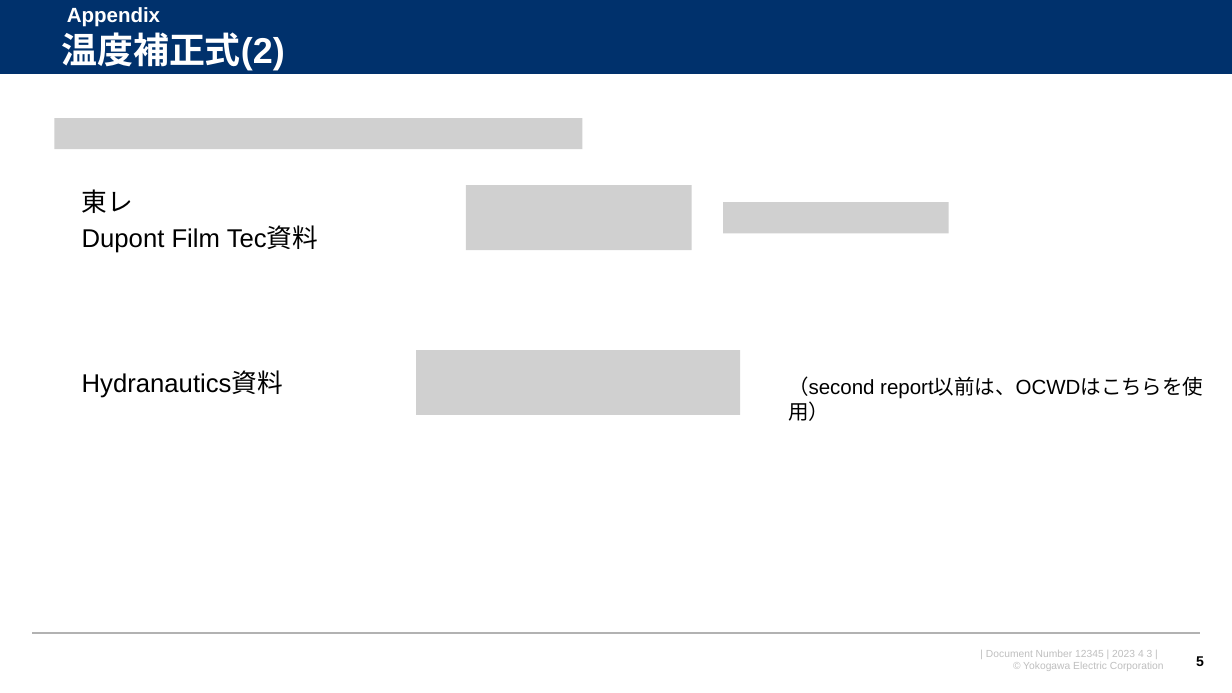
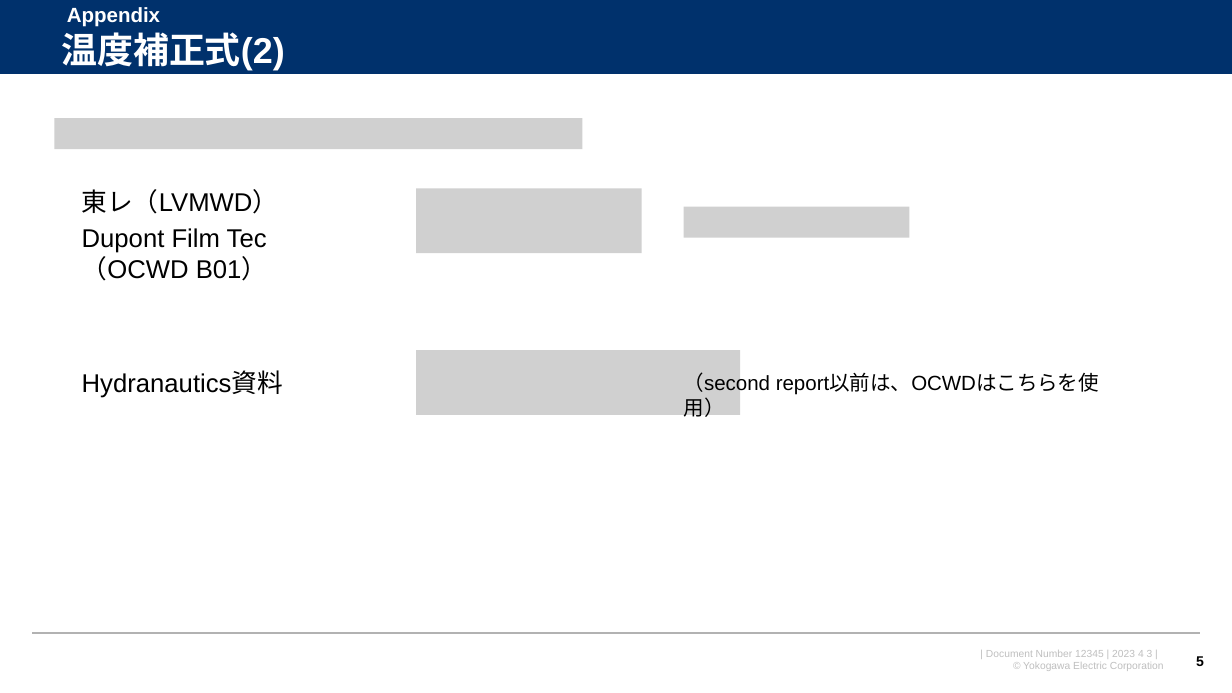
Before and after one commit to watarukumagai-git/opt, a slide deck: slide 5 of Reuse_Water/230403_米国再生水NAWI 解析進め方_rev.0.pptx. Drawn at 1232x693 pixels with LibreOffice and Linux fonts; fonts in the diff are those of the drawing; grey boxes stand for pictures; background and template pictures are left out. Boxes give left, top, right and bottom in pixels: in the first picture for what was removed or moved away, otherwise in the second. Text is boxed around its words. In the diff, an @@ line names an element or a change of style, - is before the commit and + after.

```diff
--- a/Reuse_Water/230403_米国再生水NAWI 解析進め方_rev.0.pptx
+++ b/Reuse_Water/230403_米国再生水NAWI 解析進め方_rev.0.pptx
@@ text at [82,189,279,214]: text changed @@
-東レ
+東レ（LVMWD）
@@ picture: place and size @@
-picture at [466,186,691,250]
+picture at [416,189,641,253]
@@ picture: place and size @@
-picture at [724,202,949,234]
+picture at [684,207,909,238]
@@ text at [82,228,268,281]: text changed @@
-Dupont Film Tec資料
+Dupont Film Tec （OCWD B01）
@@ text "（second report以前は、OCWDはこちらを使用）": place and size @@
-text "（second report以前は、OCWDはこちらを使用）" at [788,376,1203,399]
+text "（second report以前は、OCWDはこちらを使用）" at [684,370,1099,396]
```
Also in this commit, not shown: 1 other slide changed, 2 slides added, 1 slide removed.
